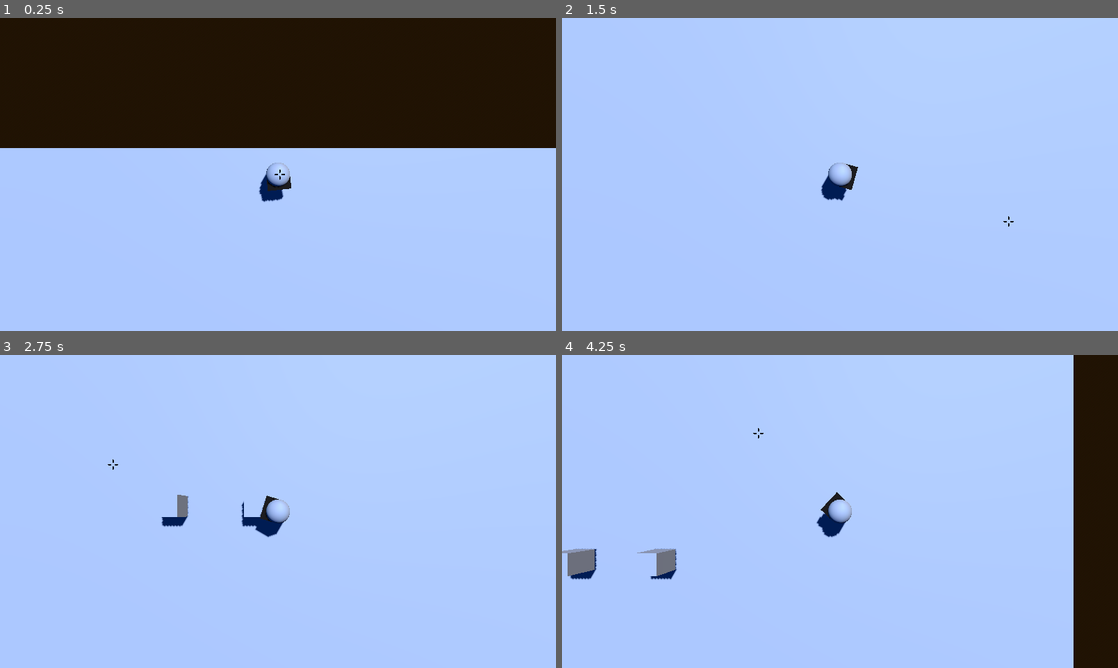
Above: before the commit, frames 1-4 (two rows, left to right).
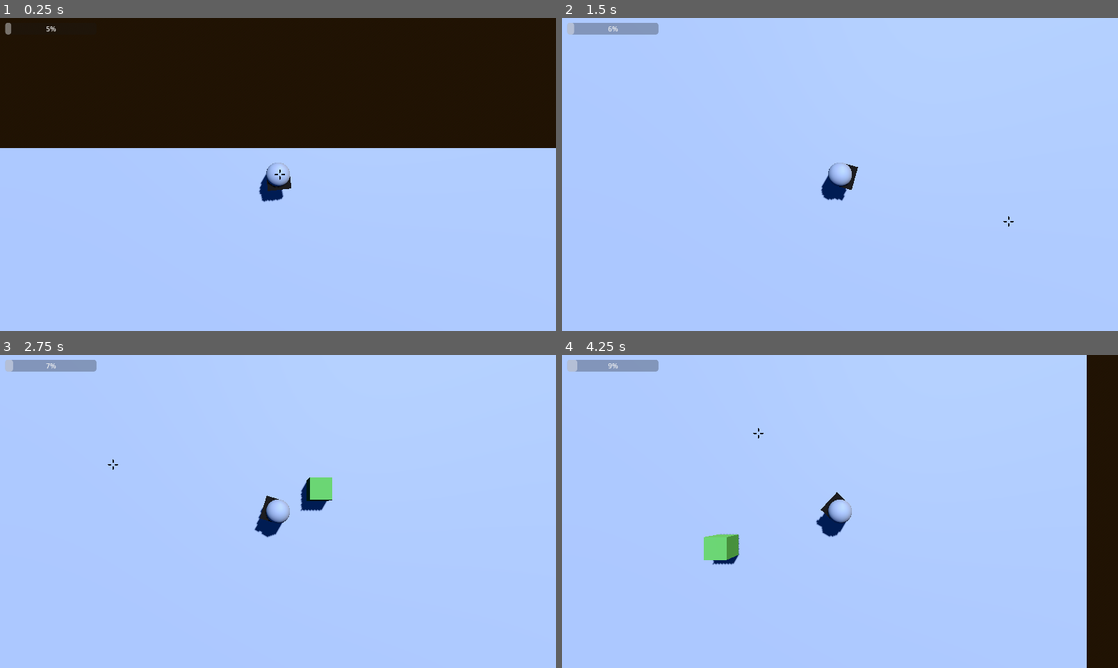
Above: after the commit, the same moments.

Repository: SomethingWithSony/HorrorJam
Game: Godot game, scene res://scenes/level.tscn
The game is run twice, just before and just after one commit, with the same random seed, the same clock (stepped at 60 frames per second) and the same inputs.
Inputs (mouse positions are in pixels of both pictures, inside the frame that each line leads up to):
- Up to frame 1 (0.25 s): no input
- Up to frame 2 (1.5 s): tap Enter at 0.5 s; move the mouse to (812, 237) at 0.52 s; hold W (up) from 0.53 s (still down); tap E (interact) at 0.6, 1.35 s; move the mouse to (1006, 221) at 1.27 s
- Up to frame 3 (2.75 s): move the mouse to (111, 464) at 2.02 s; release W (up) at 2.03 s; hold A (left) from 2.03 s (still down); tap E (interact) at 2.1 s
- Up to frame 4 (4.25 s): move the mouse to (867, 511) at 2.77 s; tap E (interact) at 2.85, 3.6 s; move the mouse to (756, 433) at 3.52 s; release A (left) at 3.53 s; hold S (down) from 3.53 s (still down)

The runs differ from the first frame. In frame 1, less than 0.1% of the frame differs, in the area x 0-11%, y 1-6%; in frame 2, 0.6%; in frame 3, 1.6%; in frame 4, 4.5%, in the area x 0-95%, y 0-100%.

Commit message:
Added Infection & Antidotes + Interactable fixes

Diff:
--- /dev/null
+++ b/antidote/antidote.gd
@@ -0,0 +1,8 @@
+extends "res://interaction/interactable.gd"
+
+@export var antidote_efficiency : float = 10
+
+func _on_interacted(_body):
+	player.lower_infection_progress(antidote_efficiency)
+	remove_highlight()
+	queue_free()
--- /dev/null
+++ b/antidote/antidote.tscn
@@ -0,0 +1,25 @@
+[gd_scene load_steps=6 format=3 uid="uid://bhnk1fjsqlgg2"]
+
+[ext_resource type="Script" uid="uid://dgi01k77qmfjk" path="res://antidote/antidote.gd" id="1_xlkd1"]
+[ext_resource type="Material" uid="uid://dumpc2i4cpbl1" path="res://materials/outline.tres" id="2_vyj5s"]
+
+[sub_resource type="StandardMaterial3D" id="StandardMaterial3D_vyj5s"]
+albedo_color = Color(0.33408043, 0.60556644, 0.2553263, 1)
+
+[sub_resource type="BoxMesh" id="BoxMesh_s4ggg"]
+material = SubResource("StandardMaterial3D_vyj5s")
+
+[sub_resource type="BoxShape3D" id="BoxShape3D_vyj5s"]
+
+[node name="Antidote" type="StaticBody3D" node_paths=PackedStringArray("mesh")]
+script = ExtResource("1_xlkd1")
+mesh = NodePath("MeshInstance3D")
+outline_material = ExtResource("2_vyj5s")
+
+[node name="MeshInstance3D" type="MeshInstance3D" parent="."]
+mesh = SubResource("BoxMesh_s4ggg")
+
+[node name="CollisionShape3D" type="CollisionShape3D" parent="."]
+shape = SubResource("BoxShape3D_vyj5s")
+
+[connection signal="interacted" from="." to="." method="_on_interacted"]
--- a/interaction/interactable.gd
+++ b/interaction/interactable.gd
@@ -42,7 +42,7 @@
 		screen_pos.y -= 40
 		label.position = screen_pos
 
-func _on_mouse_entered():
+func highlight():
 	if (in_interactable_distance):
 		hovering = true
 		_update_label_position()
@@ -51,7 +51,7 @@
 		label.show()
 
 
-func _on_mouse_exited():
+func remove_highlight():
 	hovering = false
 	label.hide()
 	mesh.material_overlay = null
--- a/player/player.gd
+++ b/player/player.gd
@@ -1,23 +1,38 @@
 extends CharacterBody3D
+
 
 var direction : Vector2 = Vector2.ZERO
 @export var movement_speed : float = 0.2
 @export var camera : Camera3D
 
+@export var infection : float
+@export var infection_rate : float
+@export var second_phase_infecntion : int = 30
+@export var third_phase_infection : int = 70
+@onready var infection_bar := $CanvasLayer/InfectionBar
 
+
+var last_hovered_object : Interactable = null
+
+# Updates
+func _process(_delta):
+	infection_bar.value = infection
+
+func _physics_process(_delta):
+	var mouse_position : Vector2 = get_viewport().get_mouse_position()
+
+	movement_logic()
+	move_and_slide()
+
+	rotate_towards_mouse(mouse_position)
+	interact_with_objects(mouse_position)
+
+
+# Movement & Rotation Logic
 func movement_logic():
 	direction = Input.get_vector("left", "right", "up", "down").rotated(-rotation.y)
 	velocity = Vector3(direction.x, 0, direction.y) * movement_speed
 	position += velocity
-
-
-func cast_ray(mouse_position: Vector2 ,ray_length: int):
-	var ray_origin = camera.project_ray_origin(mouse_position)
-	var ray_direction = ray_origin + camera.project_ray_normal(mouse_position) * ray_length
-	var ray_query = PhysicsRayQueryParameters3D.create(ray_origin,ray_direction)
-	ray_query.collide_with_bodies = true
-	var space_state = get_world_3d().direct_space_state
-	return space_state.intersect_ray(ray_query) # ray result
 
 func rotate_towards_mouse(mouse_position: Vector2):
 	var ray_result = cast_ray(mouse_position, 50)
@@ -28,21 +43,38 @@
 			target_position.y = global_transform.origin.y
 			look_at(target_position, Vector3.UP)
 
+# Raycast
+func cast_ray(mouse_position: Vector2 ,ray_length: int):
+	var ray_origin = camera.project_ray_origin(mouse_position)
+	var ray_direction = ray_origin + camera.project_ray_normal(mouse_position) * ray_length
+	var ray_query = PhysicsRayQueryParameters3D.create(ray_origin,ray_direction)
+	ray_query.collide_with_bodies = true
+	var space_state = get_world_3d().direct_space_state
+	return space_state.intersect_ray(ray_query) # ray result
 
+# Interaction
 func interact_with_objects(mouse_position: Vector2):
 	var ray_result = cast_ray(mouse_position, 15)
+	var current_hovered_object : Interactable = null
 
 	if(!ray_result.is_empty()):
 		if (ray_result.collider is Interactable):
+			current_hovered_object = ray_result.collider
+			current_hovered_object.highlight()
+
 			if Input.is_action_just_pressed("interact"):
-				ray_result.collider.interact(owner)
+				current_hovered_object.interact(owner)
+
+	if last_hovered_object and last_hovered_object != current_hovered_object:
+		last_hovered_object.remove_highlight()
+
+	last_hovered_object = current_hovered_object
 
 
-func _physics_process(_delta):
-	var mouse_position : Vector2 = get_viewport().get_mouse_position()
+# Infection
+func _on_infection_timer_timeout():
+	infection += infection_rate
 
-	movement_logic()
-	move_and_slide()
-
-	rotate_towards_mouse(mouse_position)
-	interact_with_objects(mouse_position)
+func lower_infection_progress(value: float):
+	infection -= value
+	infection = clampf(infection, 0, 100)
--- a/player/player.tscn
+++ b/player/player.tscn
@@ -32,7 +32,7 @@
 
 [node name="CanvasLayer" type="CanvasLayer" parent="."]
 
-[node name="crosshair" type="TextureRect" parent="CanvasLayer"]
+[node name="Crosshair" type="TextureRect" parent="CanvasLayer"]
 anchors_preset = 8
 anchor_left = 0.5
 anchor_top = 0.5
@@ -49,3 +49,15 @@
 size_flags_horizontal = 4
 texture = ExtResource("3_g1dw6")
 script = ExtResource("4_yw30f")
+
+[node name="InfectionBar" type="ProgressBar" parent="CanvasLayer"]
+offset_left = 12.0
+offset_top = 11.0
+offset_right = 222.0
+offset_bottom = 38.0
+size_flags_horizontal = 0
+
+[node name="InfectionTimer" type="Timer" parent="."]
+autostart = true
+
+[connection signal="timeout" from="InfectionTimer" to="." method="_on_infection_timer_timeout"]
--- a/scenes/TestScript.gd
+++ /dev/null
@@ -1,7 +0,0 @@
-extends "res://interaction/interactable.gd"
-
-
-
-
-func _on_interacted(body):
-	print("open the door")
--- a/scenes/level.tscn
+++ b/scenes/level.tscn
@@ -1,10 +1,8 @@
-[gd_scene load_steps=13 format=3 uid="uid://c3c73500xepqf"]
+[gd_scene load_steps=9 format=3 uid="uid://c3c73500xepqf"]
 
 [ext_resource type="PackedScene" uid="uid://byqluqmcuwuow" path="res://player/player.tscn" id="1_2q6dc"]
 [ext_resource type="Script" uid="uid://c021eusb07gtx" path="res://player/player_camera.gd" id="2_w7c3h"]
-[ext_resource type="Script" uid="uid://nbh6bd4l4vsd" path="res://scenes/TestScript.gd" id="3_w8frs"]
-[ext_resource type="Material" uid="uid://dumpc2i4cpbl1" path="res://materials/outline.tres" id="4_mx8sn"]
-[ext_resource type="Script" uid="uid://chapspfavix4l" path="res://scenes/static_body_3d_2.gd" id="5_ppgk2"]
+[ext_resource type="PackedScene" uid="uid://bhnk1fjsqlgg2" path="res://antidote/antidote.tscn" id="3_w8frs"]
 
 [sub_resource type="ProceduralSkyMaterial" id="ProceduralSkyMaterial_w7c3h"]
 sky_top_color = Color(0.009451267, 0.16003731, 0.38358018, 1)
@@ -25,10 +23,6 @@
 
 [sub_resource type="BoxShape3D" id="BoxShape3D_2r41h"]
 size = Vector3(40, 1, 40)
-
-[sub_resource type="BoxMesh" id="BoxMesh_w8frs"]
-
-[sub_resource type="BoxShape3D" id="BoxShape3D_ppgk2"]
 
 [node name="Level" type="Node3D"]
 
@@ -52,37 +46,13 @@
 [node name="Player" parent="." node_paths=PackedStringArray("camera") instance=ExtResource("1_2q6dc")]
 transform = Transform3D(1, 0, 0, 0, 1, 0, 0, 0, 1, -2.0423336, 0.25, -18.693365)
 camera = NodePath("../Camera3D")
+infection = 5.0
+infection_rate = 1.0
 
 [node name="Camera3D" type="Camera3D" parent="." node_paths=PackedStringArray("player")]
 transform = Transform3D(1, 0, 0, 0, -4.371139e-08, 1, 0, -1, -4.371139e-08, 0, 8.377042, 0)
 script = ExtResource("2_w7c3h")
 player = NodePath("../Player")
-
-[node name="StaticBody3D" type="StaticBody3D" parent="." node_paths=PackedStringArray("mesh")]
-transform = Transform3D(1, 0, 0, 0, 1, 0, 0, 0, 1, 0, 0.8063595, 0)
-script = ExtResource("3_w8frs")
-mesh = NodePath("MeshInstance3D")
-outline_material = ExtResource("4_mx8sn")
-
-[node name="MeshInstance3D" type="MeshInstance3D" parent="StaticBody3D"]
-mesh = SubResource("BoxMesh_w8frs")
-skeleton = NodePath("../..")
-
-[node name="CollisionShape3D" type="CollisionShape3D" parent="StaticBody3D"]
-shape = SubResource("BoxShape3D_ppgk2")
-
-[node name="StaticBody3D2" type="StaticBody3D" parent="." node_paths=PackedStringArray("mesh")]
-transform = Transform3D(1, 0, 0, 0, 1, 0, 0, 0, 1, -3.9169164, 0.8063595, 0)
-script = ExtResource("5_ppgk2")
-mesh = NodePath("MeshInstance3D")
-outline_material = ExtResource("4_mx8sn")
-
-[node name="MeshInstance3D" type="MeshInstance3D" parent="StaticBody3D2"]
-mesh = SubResource("BoxMesh_w8frs")
-skeleton = NodePath("../..")
-
-[node name="CollisionShape3D" type="CollisionShape3D" parent="StaticBody3D2"]
-shape = SubResource("BoxShape3D_ppgk2")
 
 [node name="CanvasLayer" type="CanvasLayer" parent="."]
 
@@ -97,9 +67,6 @@
 offset_right = 40.0
 offset_bottom = 23.0
 
-[connection signal="interacted" from="StaticBody3D" to="StaticBody3D" method="_on_interacted"]
-[connection signal="mouse_entered" from="StaticBody3D" to="StaticBody3D" method="_on_mouse_entered"]
-[connection signal="mouse_exited" from="StaticBody3D" to="StaticBody3D" method="_on_mouse_exited"]
-[connection signal="interacted" from="StaticBody3D2" to="StaticBody3D2" method="_on_interacted"]
-[connection signal="mouse_entered" from="StaticBody3D2" to="StaticBody3D2" method="_on_mouse_entered"]
-[connection signal="mouse_exited" from="StaticBody3D2" to="StaticBody3D2" method="_on_mouse_exited"]
+[node name="Antidote" parent="." instance=ExtResource("3_w8frs")]
+transform = Transform3D(1, 0, 0, 0, 1, 0, 0, 0, 1, 2.4421554, 0.8051715, -0.7008257)
+prompt_message = "Message"
--- a/scenes/static_body_3d_2.gd
+++ /dev/null
@@ -1,5 +0,0 @@
-extends "res://interaction/interactable.gd"
-
-
-func _on_interacted(body):
-	print("Explode Boom")
Not shown, added: antidote/antidote.gd.uid
Not shown, removed: scenes/TestScript.gd.uid
Not shown, removed: scenes/static_body_3d_2.gd.uid
